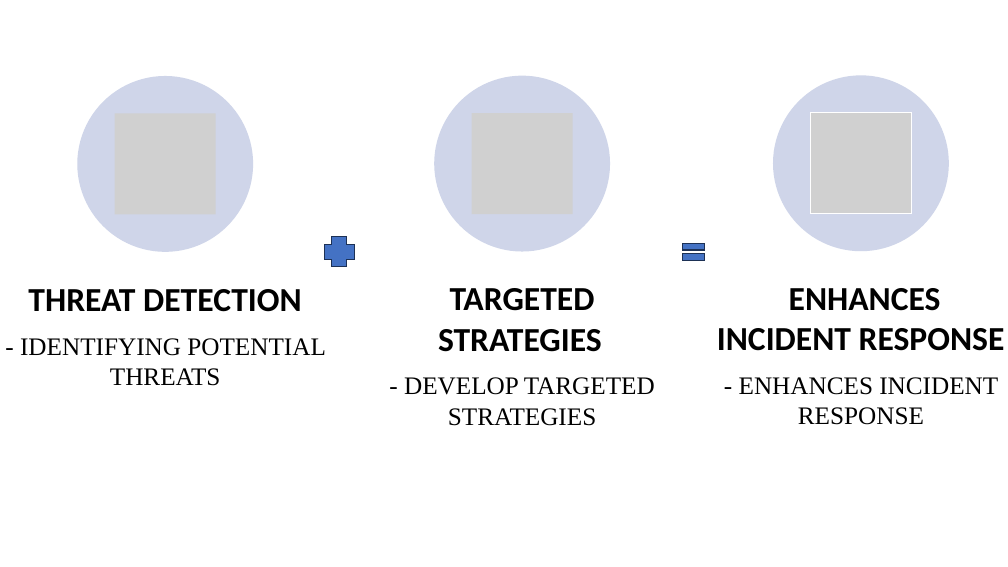
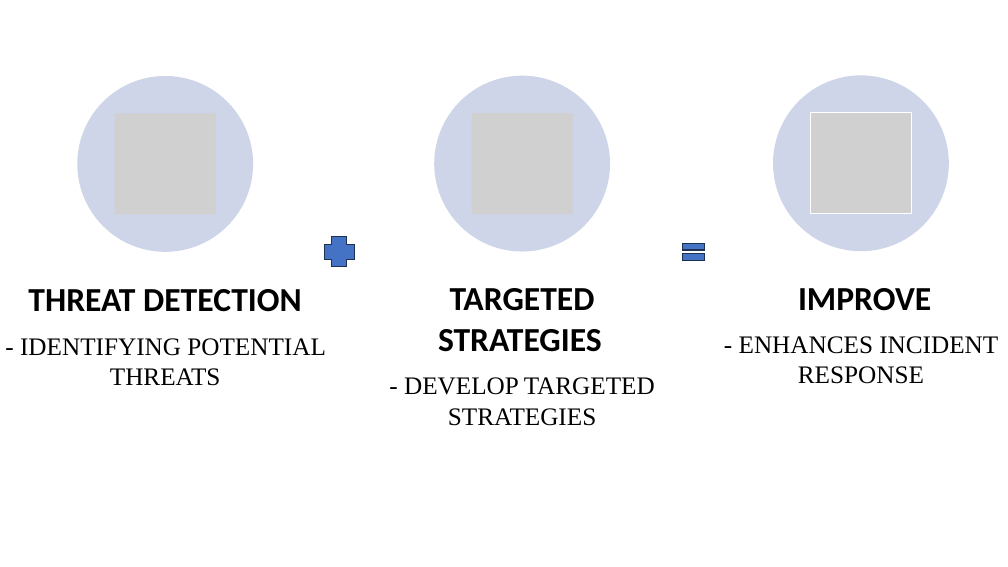
Before and after one commit to y4611676/Unanimous-Project, a slide deck: slide 18 of Enhance_network_security_by_analyzing_Inribo_synthetic_network_data_sets/Enhance_network_security_by_analyzing_Inribo_synthetic_network_data_sets.pptx (slide 15 before the commit). Drawn at 1008x567 pixels with LibreOffice and Linux fonts; fonts in the diff are those of the drawing; grey boxes stand for pictures. Boxes give left, top, right and bottom in pixels: in the first picture for what was removed or moved away, otherwise in the second. Text is boxed around its words. In the diff, an @@ line names an element or a change of style, - is before the commit and + after.

```diff
--- a/Enhance_network_security_by_analyzing_Inribo_synthetic_network_data_sets/Enhance_network_security_by_analyzing_Inribo_synthetic_network_data_sets.pptx
+++ b/Enhance_network_security_by_analyzing_Inribo_synthetic_network_data_sets/Enhance_network_security_by_analyzing_Inribo_synthetic_network_data_sets.pptx
@@ text at [798, 288, 931, 311]: text changed @@
-ENHANCES INCIDENT RESPONSE
+IMPROVE
```
Also in this commit, not shown: 5 other slides changed, 4 slides added, 2 other files.
